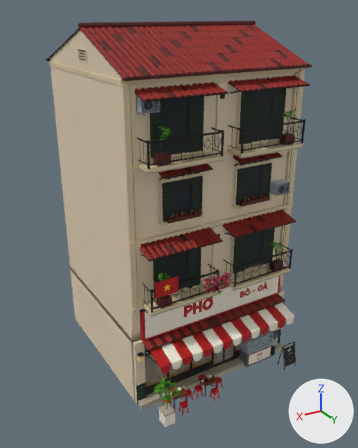
Renders of the FBX model Assets/PhoViet/Art/Streets/PV_StreetShop00.fbx from each side of a commit.
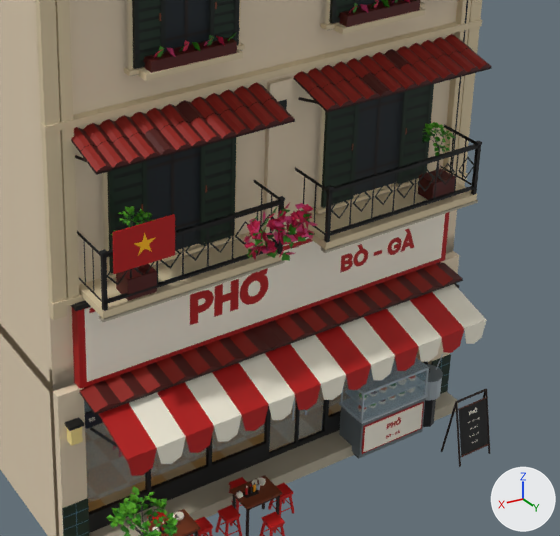
Each version appears first whole from a 50 mm camera at (11.48, 19.88, 16.26) aimed at (0.32, 1.28, 6.96), and next in a close-up on the part from 32% to 90% of the width and 44% to 88% of the height. Lighting does not change. The marker at lower right points along +X, +Y and +Z. The last two pictures show the newer version. Objects named as collision shapes, trigger or cutter boxes, shadow casters or lower levels of detail are left out. Where no turn or scale is listed for an object, it has been applied to the vertices. Vertices at exactly the same position are counted once.

Objects in the first close-up: 'PV_StreetShop00_LOD0'.
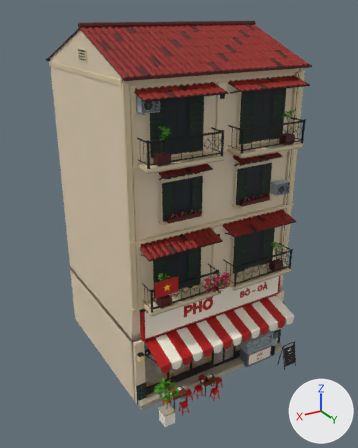
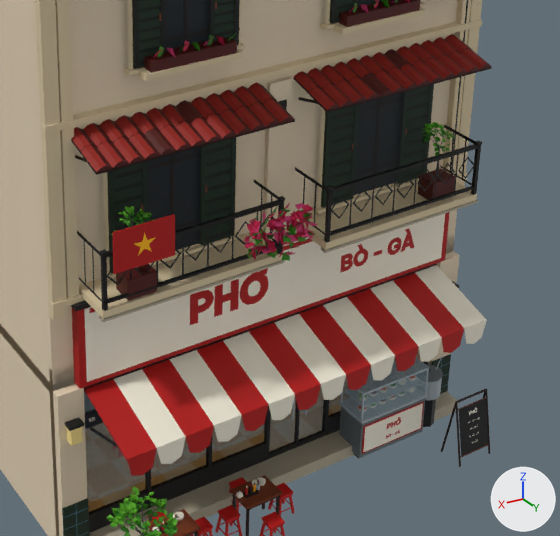
Changed parts and their boxes [x1, y1, x2, y2] in the close-ups (560 x 536 px):
part 1 of me_pv_streetshop00_lod0, deleted: before [79, 262, 463, 415]

Diff of the bpy script that builds the scene:
```diff
--- a/Assets/PhoViet/Art/Streets/PV_StreetShop00.fbx.py
+++ b/Assets/PhoViet/Art/Streets/PV_StreetShop00.fbx.py
@@ me_pv_streetshop00_lod0 @@
 # used by ob_pv_streetshop00_lod0; location = (0.0, 0.0, 0.0)
-me_pv_streetshop00_lod0.from_pydata(...)  # 19053 vertices, 13237 faces; spans x -4.3..4.3, y -4.2..6.2, z 0.0..15.8
+me_pv_streetshop00_lod0.from_pydata(...)  # 18963 vertices, 13183 faces; spans x -4.3..4.3, y -4.2..6.2, z 0.0..15.8
+# me_pv_streetshop00_lod0 part 1: the loose piece of 90 vertices spanning x -3.8..3.8, y 3.9..4.6, z 3.1..3.3 is deleted
 me_pv_streetshop00_lod0.materials.append(mat_pv_streetatlas)
```
